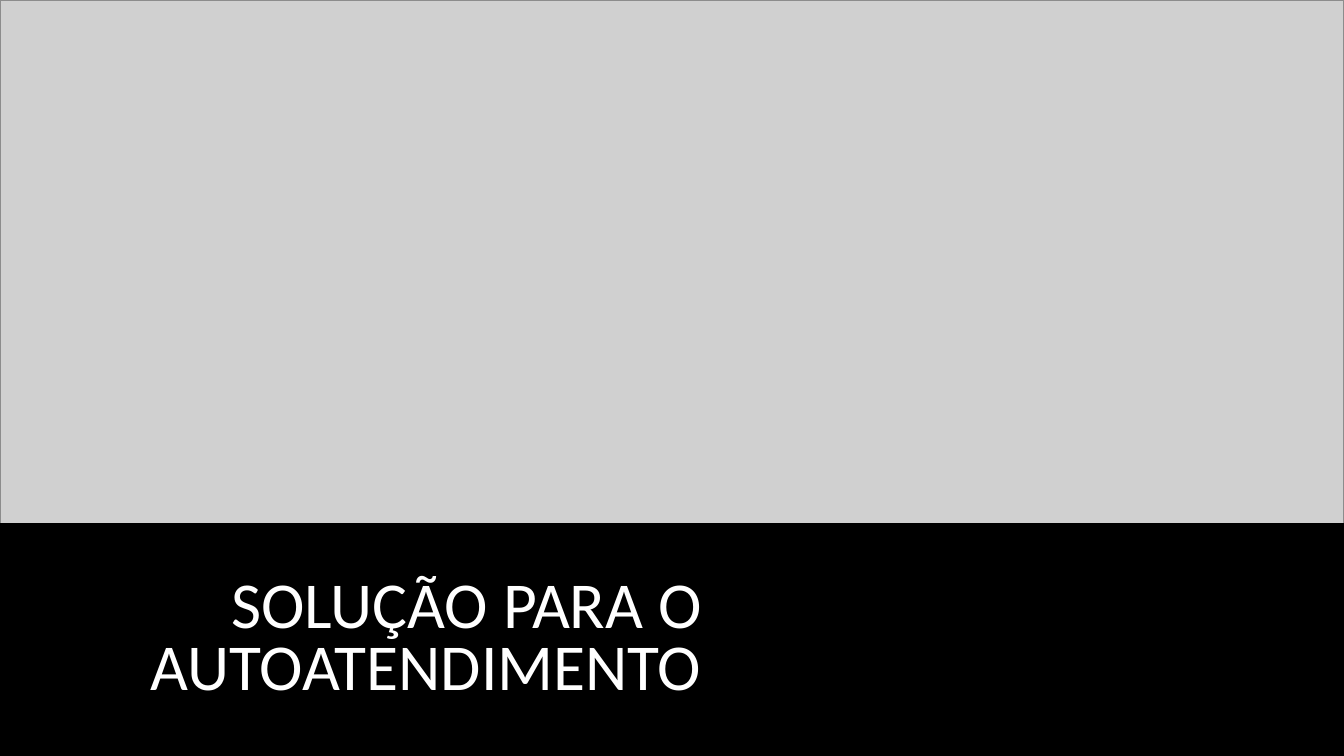
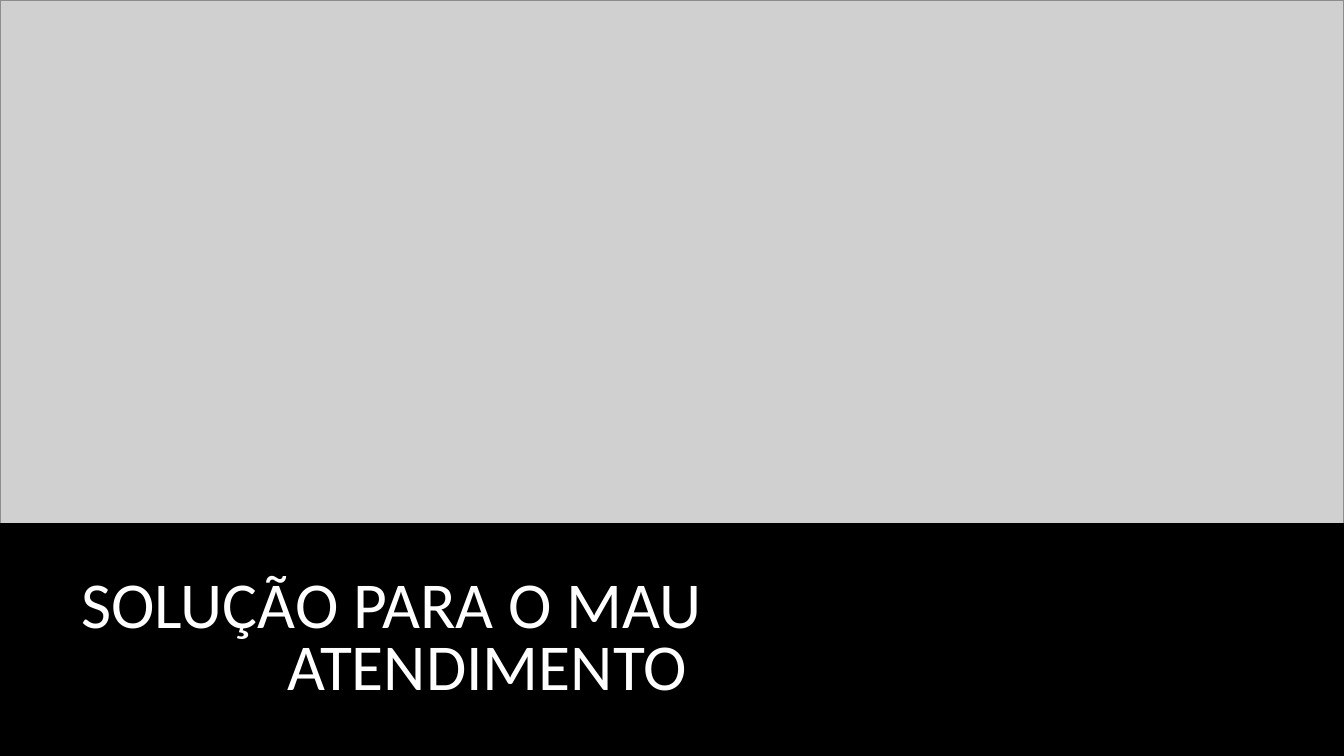
Before and after one commit to IsabelleNascimento25/SolucaoRestaurantejapones6, a slide deck: slide 1 of Apresentação.pptx. Drawn at 1344x756 pixels with LibreOffice and Linux fonts; fonts in the diff are those of the drawing; grey boxes stand for pictures. Boxes give left, top, right and bottom in pixels: in the first picture for what was removed or moved away, otherwise in the second. Text is boxed around its words. In the diff, an @@ line names an element or a change of style, - is before the commit and + after.

Commit message:
solução atendimento

```diff
--- a/Apresentação.pptx
+++ b/Apresentação.pptx
@@ text at (81,576,702,691): text changed @@
-SOLUÇÃO PARA O AUTOATENDIMENTO
+SOLUÇÃO PARA O MAU ATENDIMENTO
```
Also in this commit, not shown: 2 other slides changed, 3 other files.
